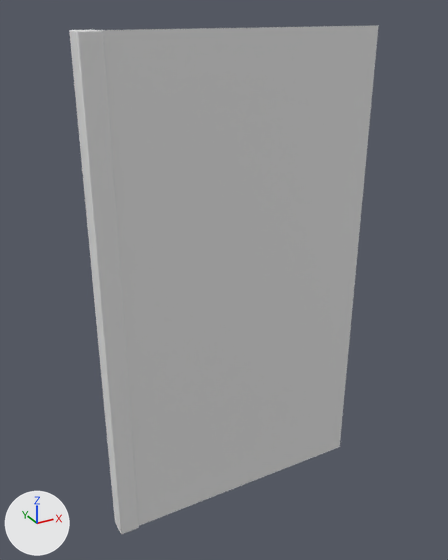
An edit to the FBX model Assets/fbx/room/wall_simple.fbx, drawn before and after from the same camera.
Both versions are drawn from a 50 mm camera at (-2.08, -3.45, 3.61) aimed at (-0.11, 0.13, 1.82). Arrows for +X, +Y and +Z are at lower left; the lights stay in place. Where no turn or scale is listed for an object, it has been applied to the vertices.

The older version as bpy lines, for what is in view:
```python
me_cube = bpy.data.meshes.new('Cube')
me_cube.from_pydata([(-1.0, 0.0, 0.0), (-1.0, 0.0, 3.5), (1.0, 0.0, 0.0), (1.0, 0.0, 3.5)], [], [(3, 1, 0, 2)])
me_cube.materials.append(mat_room_wall_mat)  # white #e7e7e7
me_mesh_005 = bpy.data.meshes.new('Mesh.005')
me_mesh_005.from_pydata(...)  # 56 vertices, 54 faces; spans x -0.07..0.07, y -0.07..0.07, z 0.0..3.5
me_mesh_005.materials.append(mat_room_column)  # white #e7e7e7
ob_room_column_l = bpy.data.objects.new('room_column_l', me_mesh_005)
ob_room_column_l.location = (-1.0, 0.05, 0.0)
ob_room_wall_simple = bpy.data.objects.new('room_wall_simple', me_cube)
ob_room_wall_simple.location = (0.0, 0.0, 0.0)
```
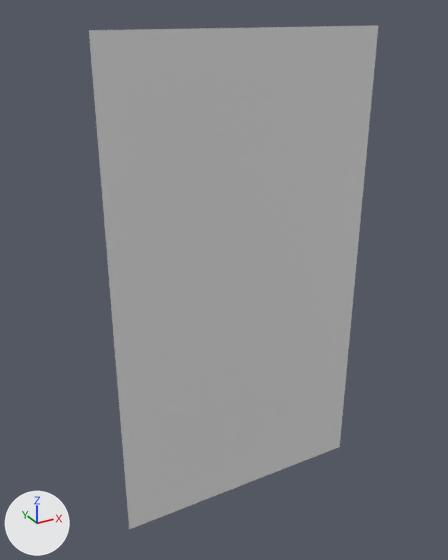
Location of each change, [x1, y1, x2, y2] in pixels of the pictures (448 x 560 px):
'room_column_l', deleted
    before: [69, 30, 139, 534]

Edits to the bpy script that builds the scene:
```text
Remove ob_room_column_l:
    ob_room_column_l = bpy.data.objects.new('room_column_l', me_mesh_005)
    ob_room_column_l.location = (-1.0, 0.05, 0.0)
```
